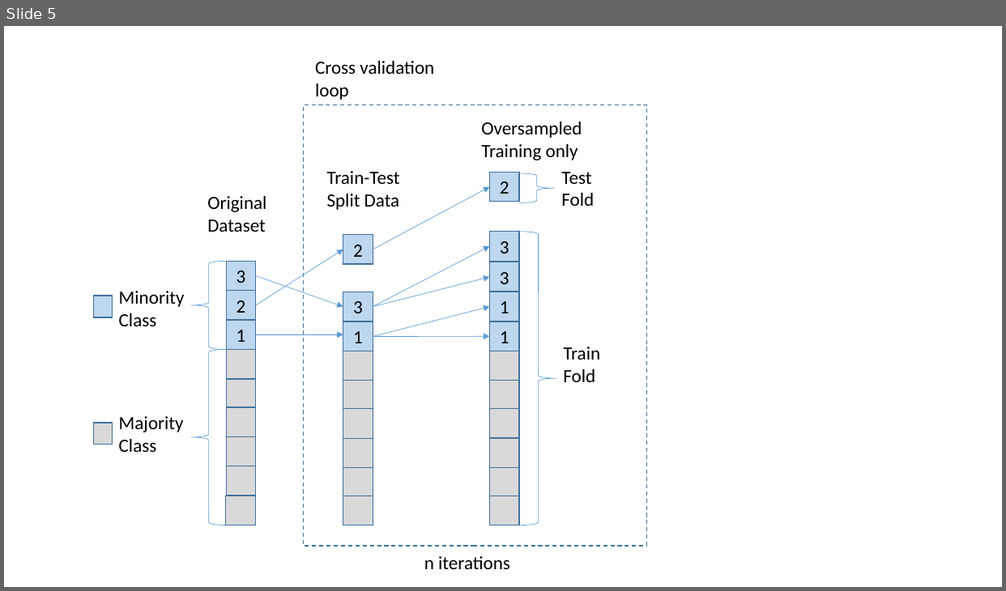
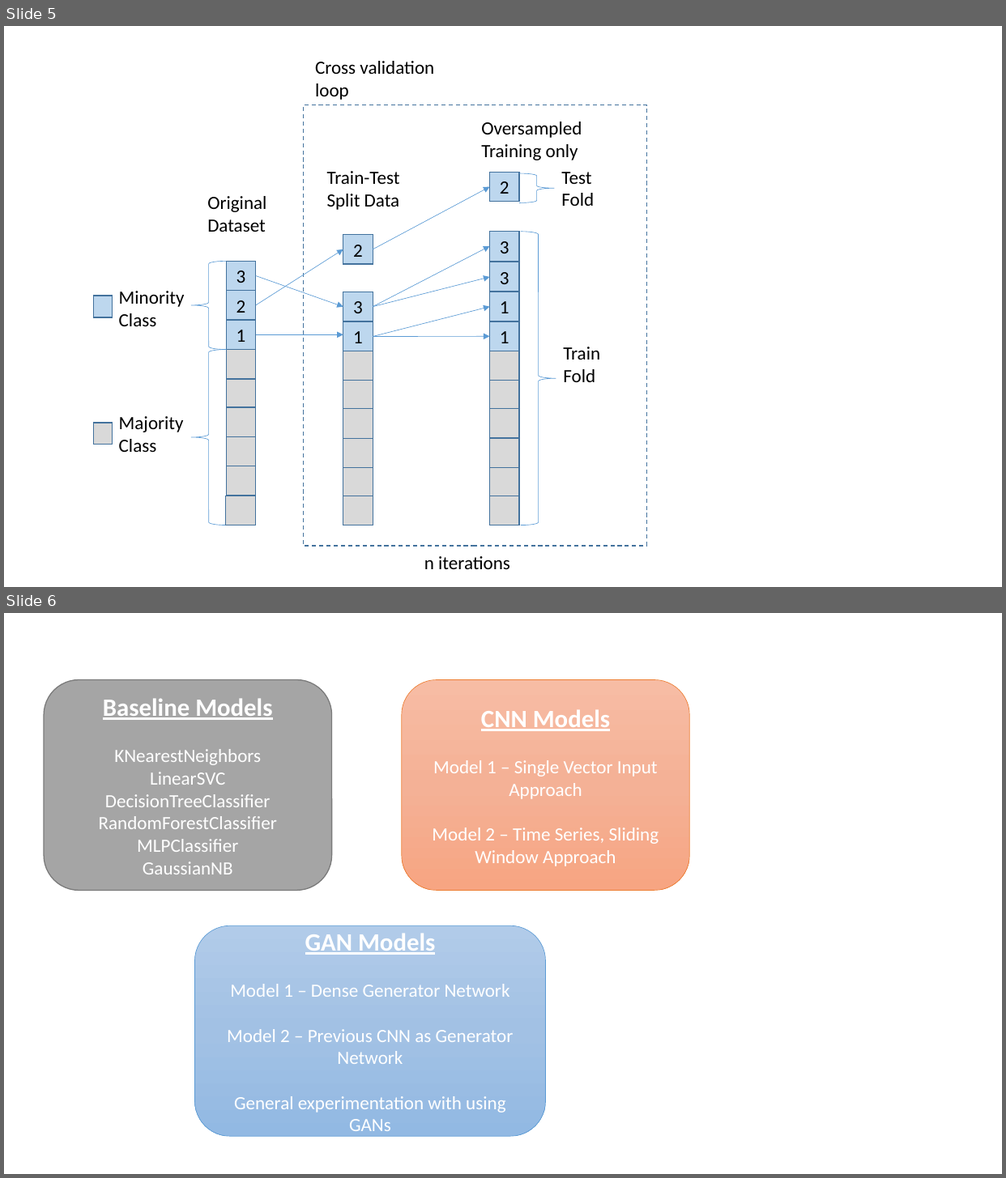
Before and after one commit to harrygraham/Dissertation, a slide deck: Dissertation/Diagrams_Scrapbook.pptx. Shown one above the other, each under a label of ours: slide 5 before the commit, slides 5 and 6 after it. The pictures are 1006x591 and 1006x1178 pixels, drawn with LibreOffice and Linux fonts; fonts in the diff are those of the drawing. Boxes give left, top, right and bottom in pixels: in the first picture for what was removed or moved away, otherwise in the second. Text is boxed around its words. In the diff, an @@ line names an element or a change of style, - is before the commit and + after.

```diff
--- a/Dissertation/Diagrams_Scrapbook.pptx
+++ b/Dissertation/Diagrams_Scrapbook.pptx
@@ slide 6 added at [4,613,1002,1174], background #FFFFFF @@
@@ rounded rectangle added at [44,679,332,890], fill #A5A5A5, outline #7A7A7A 1 pt, 18 pt, text #FFFFFF @@
+Baseline Models
+KNearestNeighbors
+LinearSVC
+DecisionTreeClassifier
+RandomForestClassifier
+MLPClassifier
+GaussianNB
@@ rounded rectangle added at [402,679,690,890], fill gradient #F7BDA5 to #F5B196 to #F8A582, outline #ED7D31 0.5 pt, 18 pt, text #FFFFFF @@
+CNN Models
+Model 1 – Single Vector Input Approach
+Model 2 – Time Series, Sliding Window Approach
@@ rounded rectangle added at [195,926,546,1136], fill gradient #B1CBE9 to #A3C1E5 to #93B9E4, outline #5B9BD5 0.5 pt, 18 pt, text #FFFFFF @@
+GAN Models
+Model 1 – Dense Generator Network
+Model 2 – Previous CNN as Generator Network
+General experimentation with using GANs
```
Also in this commit, not shown: 4 other slides added, 3 other files.
